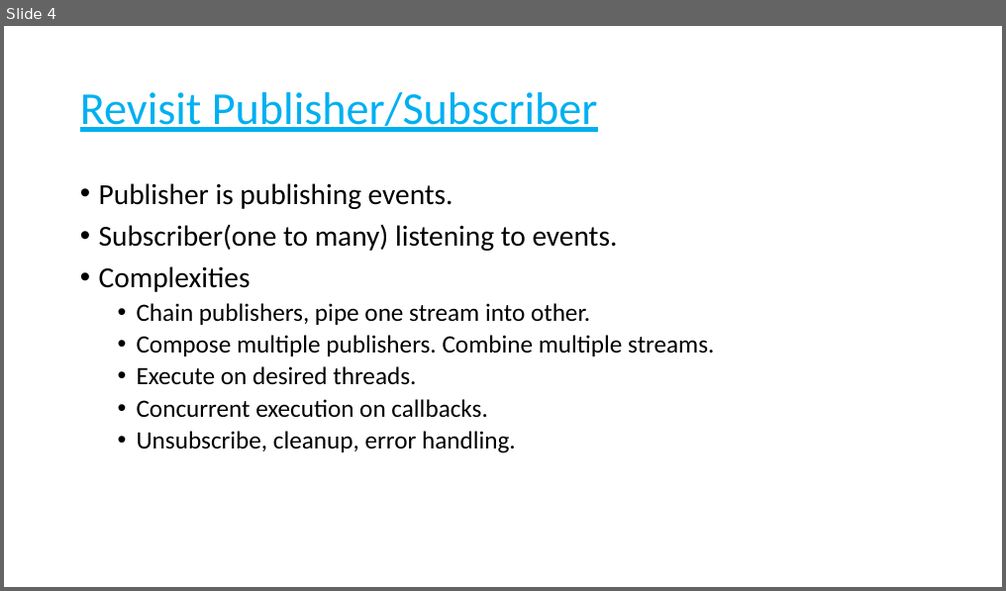
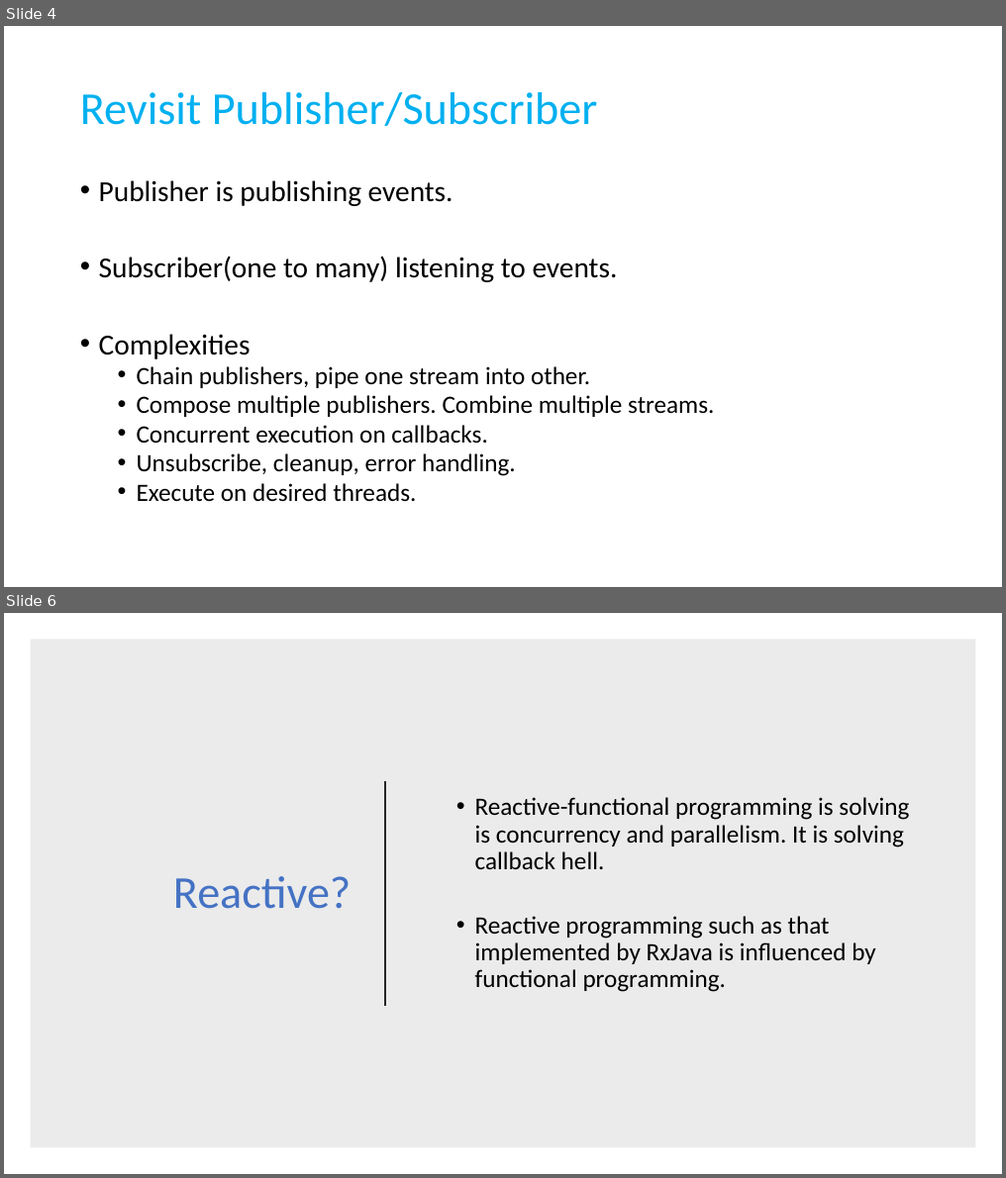
Before and after one commit to chandanthakur/rxjava-basics, a slide deck: ppt/RxJava.pptx. Shown one above the other, each under a label of ours: slide 4 before the commit, slides 4 and 6 after it; the slides between them are not shown. The pictures are 1006x591 and 1006x1178 pixels, drawn with LibreOffice and Linux fonts; fonts in the diff are those of the drawing. Boxes give left, top, right and bottom in pixels: in the first picture for what was removed or moved away, otherwise in the second. Text is boxed around its words. In the diff, an @@ line names an element or a change of style, - is before the commit and + after.

```diff
--- a/ppt/RxJava.pptx
+++ b/ppt/RxJava.pptx
@@ slide 6 added at bbox=[4, 613, 1002, 1174], background #FFFFFF @@
@@ rectangle added at bbox=[30, 639, 976, 1149], fill #000000 at 8% opacity @@
@@ line added from (385, 781) to (385, 1006), #262626 1.5 pt @@
@@ text added at bbox=[475, 797, 909, 992], 24 pt, text #000000 @@
+  • Reactive-functional programming is solving is concurrency and parallelism. It is solving callback hell.
+  • Reactive programming such as that implemented by RxJava is influenced by functional programming.
@@ title added at bbox=[173, 876, 350, 909], 44 pt, text #4472C4 @@
+Reactive?
@@ slide 4 changed as well @@
@@ title "Revisit Publisher/Subscriber" at bbox=[80, 92, 598, 126]: underline off @@
@@ text at bbox=[99, 180, 714, 476]: line spacing 0.9 to 0.8 @@
@@ text at bbox=[137, 367, 416, 385]: paragraph removed @@
-  • Execute on desired threads.
@@ text at bbox=[137, 483, 416, 502]: paragraph added @@
+  • Execute on desired threads.
```
Also in this commit, not shown: 10 other slides changed, 1 other slide added, 1 slide removed, 6 other files.
